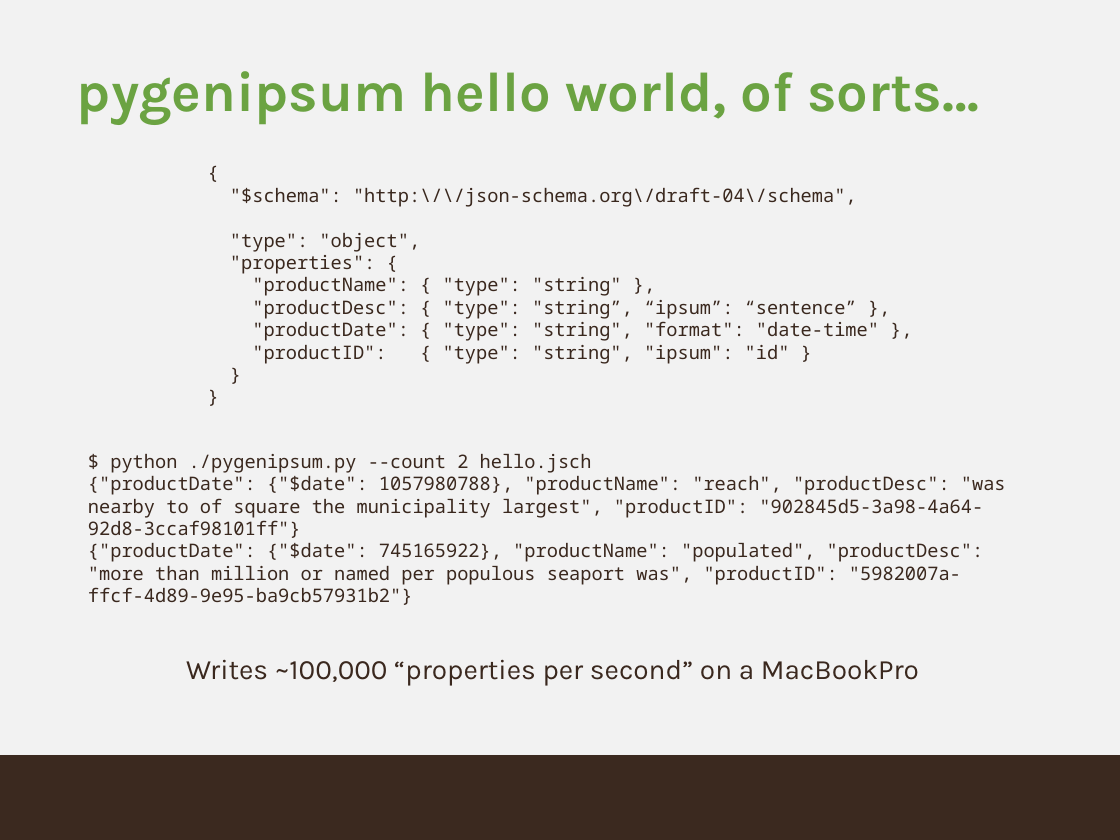
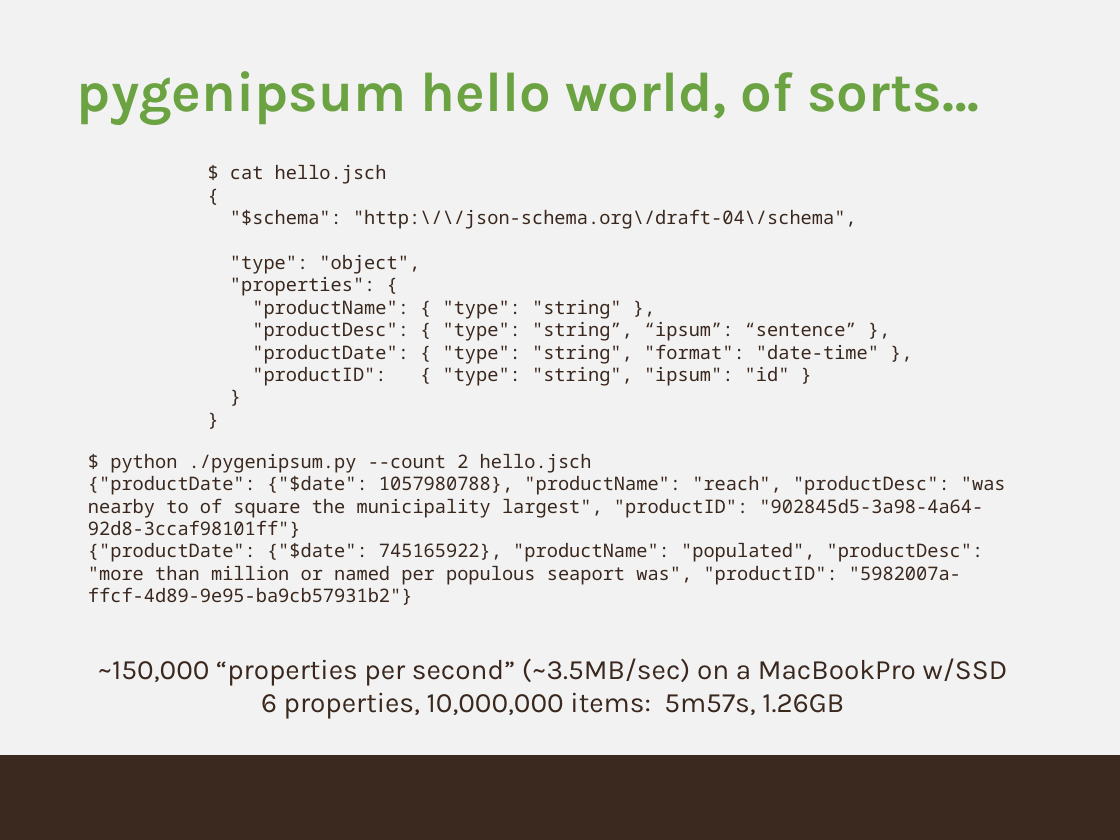
Before and after one commit to buzzm/ipsum, a slide deck: slide 4 of ipsum.pptx (slide 2 before the commit). Drawn at 1120x840 pixels with LibreOffice and Linux fonts; fonts in the diff are those of the drawing; background and template pictures are left out. Boxes give left, top, right and bottom in pixels: in the first picture for what was removed or moved away, otherwise in the second. Text is boxed around its words. In the diff, an @@ line names an element or a change of style, - is before the commit and + after.

```diff
--- a/ipsum.pptx
+++ b/ipsum.pptx
@@ text at <box>230,165,387,184</box>: paragraph added @@
+$ cat hello.jsch
@@ text at <box>98,658,1008,719</box>: text changed @@
-Writes ~100,000 “properties per second” on a MacBookPro
+~150,000 “properties per second” (~3.5MB/sec) on a MacBookPro w/SSD
+6 properties, 10,000,000 items: 5m57s, 1.26GB
```
Also in this commit, not shown: 1 other slide changed, 9 slides added, 1 other file.
